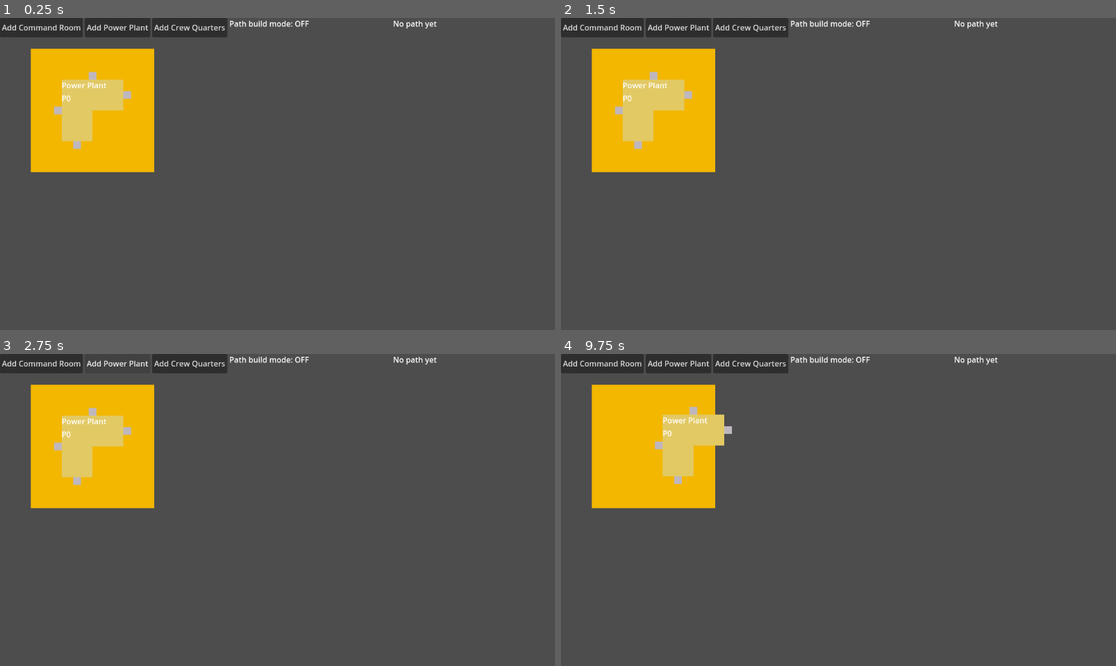
Above: before the commit, frames 1-4 (two rows, left to right).
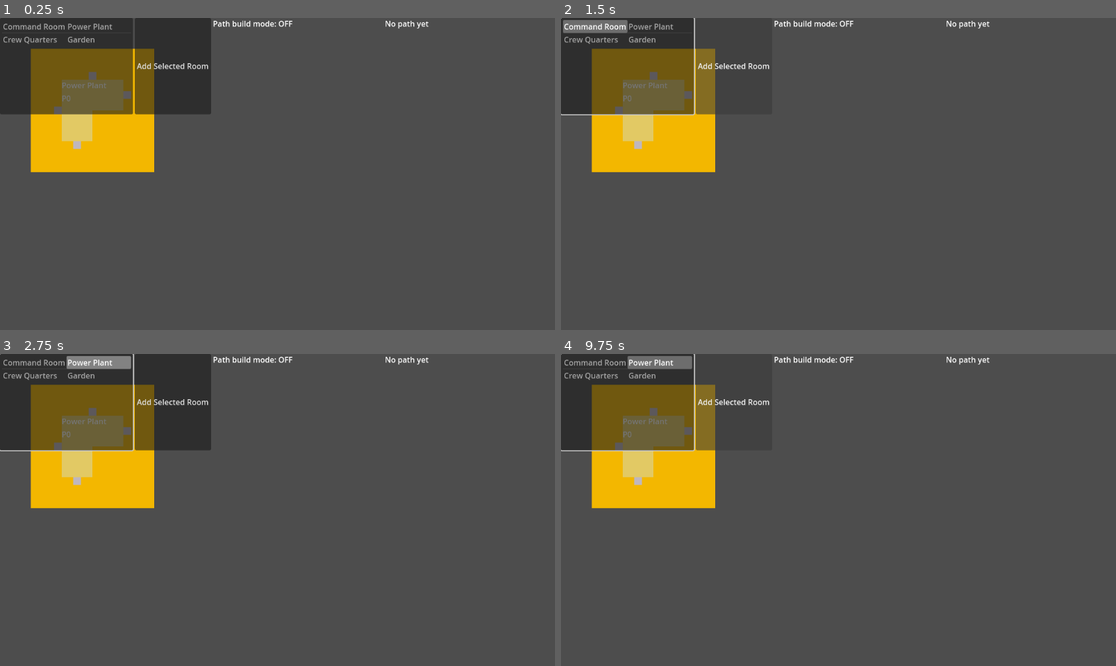
Above: after the commit, the same moments.

Repository: juhanikat/mothership
Game: Godot game, scene res://scenes/main.tscn
Same seed, same stepped clock (60 frames per second), same inputs: the game is played once before the commit and once after it.
Inputs (mouse positions are in pixels of both pictures, inside the frame that each line leads up to):
- Up to frame 1 (0.25 s): no input
- Up to frame 2 (1.5 s): click (599, 27) at 0.5 s, where only the run before the commit has a clickable "Add Command Room"; click (733, 64) at 1.25 s, where only the run after the commit has a clickable "Add Selected Room"
- Up to frame 3 (2.75 s): click (116, 363) at 2 s, where only the run before the commit has a clickable "Add Power Plant"
- Up to frame 4 (9.75 s): click (749, 363) at 2.75 s, where only the run before the commit has a clickable "Add Crew Quarters"; click (599, 363) at 3.5 s, where only the run before the commit has a clickable "Add Command Room"; click (733, 400) at 4.25 s, where only the run after the commit has a clickable "Add Selected Room"; click (677, 363) at 5 s, where only the run before the commit has a clickable "Add Power Plant"; click (749, 363) at 5.75 s, where only the run before the commit has a clickable "Add Crew Quarters"; click (599, 363) at 6.5 s, where only the run before the commit has a clickable "Add Command Room"; click (733, 400) at 7.25 s, where only the run after the commit has a clickable "Add Selected Room"; click (677, 363) at 8 s, where only the run before the commit has a clickable "Add Power Plant"; click (749, 363) at 8.75 s, where only the run before the commit has a clickable "Add Crew Quarters"; tap Enter at 9.5 s; drag from (655, 447) to (894, 441) at 9.52 s

The runs differ from the first frame. In frame 1, 10% of the frame differs, in the area x 0-79%, y 0-31%; in frame 2, 8.0%; in frame 3, 11%, in the area x 0-79%, y 0-32%; in frame 4, 9.2%.

Commit message:
change room spawning hud and add camera dragging

Diff:
--- a/RoomData.gd
+++ b/RoomData.gd
@@ -7,7 +7,7 @@
 ## power_usage: int = How much power the room uses.
 
 enum RoomShape {LShape, SmallSquareShape, BigSquareShape}
-enum RoomType {COMMAND_ROOM, POWER_PLANT, CREW_QUARTERS}
+enum RoomType {COMMAND_ROOM, POWER_PLANT, CREW_QUARTERS, GARDEN}
 
 const room_colors = [Color("ff5a55"), Color("77a6fb"), Color("e2c964")]
 
@@ -34,11 +34,19 @@
 	"power_usage": 1
 }
 
+const _garden_data: Dictionary[String, Variant] = {
+	"room_name": "Garden",
+	"room_shape": RoomShape.SmallSquareShape,
+	"room_desc": "Raises your crew quarter limit by 2.",
+	"power_usage": 0
+}
+
 ## Use this dict in tile.gd.
 const room_data = {
 	RoomType.COMMAND_ROOM: _command_room_data,
 	RoomType.POWER_PLANT: _power_plant_data,
-	RoomType.CREW_QUARTERS: _crew_quarters_data
+	RoomType.CREW_QUARTERS: _crew_quarters_data,
+	RoomType.GARDEN: _garden_data
 }
 
 
--- /dev/null
+++ b/captain/Captain.gd
@@ -0,0 +1,15 @@
+extends Node
+class_name Captain
+
+
+## Holds functions and data related to the selection of new rooms etc.
+## Actual HUD for the room selection is elsewhere.
+enum Order {NEUTRAL_ORDER}
+const ROOMS = RoomData.RoomType
+
+const neutral_order = {
+	"description": "The Captain has no orders for you. Choose the room you think would fit our current situation best.",
+	"rooms": ROOMS.CREW_QUARTERS}
+
+## Use this is other scripts.
+const orders = {Order.NEUTRAL_ORDER: neutral_order}
--- a/project.godot
+++ b/project.godot
@@ -39,6 +39,11 @@
 "events": [Object(InputEventKey,"resource_local_to_scene":false,"resource_name":"","device":-1,"window_id":0,"alt_press …(191 unchanged characters)…
 ]
 }
+drag_camera={
+"deadzone": 0.2,
+"events": [Object(InputEventMouseButton,"resource_local_to_scene":false,"resource_name":"","device":-1,"window_id":0,"alt_pressed":false,"shift_pressed":false,"ctrl_pressed":false,"meta_pressed":false,"button_mask":0,"position":Vector2(0, 0),"global_position":Vector2(0, 0),"factor":1.0,"button_index":3,"canceled":false,"pressed":false,"double_click":false,"script":null)
+]
+}
 
 [layer_names]
 
--- a/scenes/hud.gd
+++ b/scenes/hud.gd
@@ -3,6 +3,7 @@
 
 @export var path_build_mode_label: RichTextLabel
 @export var path_info_label: RichTextLabel
+@export var room_list: ItemList
 
 @onready var main: Main = get_parent()
 
@@ -13,6 +14,17 @@
 	GlobalSignals.path_completed.connect(_on_path_completed)
 	path_build_mode_label.text = "Path build mode: OFF"
 	path_info_label.text = "No path yet"
+
+	for room_data in RoomData.room_data.values():
+		room_list.add_item(room_data["room_name"])
+
+
+func find_room_data_by_name(room_name: String) -> Dictionary:
+	for room_data in RoomData.room_data.values():
+		if room_data["room_name"] == room_name:
+			return room_data
+	push_error("Could not find room by name: %s" % [room_name])
+	return {}
 
 
 func _on_path_build_mode_toggled(new_path_build_mode: bool) -> void:
@@ -28,13 +40,8 @@
 	path_info_label.text = "Path starts at room \n%s and ends at room \n%s, with length %s" % [str(path_start_room), str(path_end_room), str(path_length)]
 
 
-func _on_command_room_button_pressed() -> void:
-	main.spawn_room(RoomData.RoomType.COMMAND_ROOM)
-
-
-func _on_power_plant_button_pressed() -> void:
-	main.spawn_room(RoomData.RoomType.POWER_PLANT)
-
-
-func _on_crew_quarters_button_pressed() -> void:
-	main.spawn_room(RoomData.RoomType.CREW_QUARTERS)
+func _on_add_room_button_pressed() -> void:
+	var selected_room = room_list.get_item_text(room_list.get_selected_items()[0])
+	print(selected_room)
+	var selected_room_data = find_room_data_by_name(selected_room)
+	main.spawn_room(selected_room_data)
--- a/scenes/hud.tscn
+++ b/scenes/hud.tscn
@@ -2,29 +2,27 @@
 
 [ext_resource type="Script" uid="uid://bej65is377k75" path="res://scenes/hud.gd" id="1_ahhtf"]
 
-[node name="HUD" type="CanvasLayer" node_paths=PackedStringArray("path_build_mode_label", "path_info_label")]
+[node name="HUD" type="CanvasLayer" node_paths=PackedStringArray("path_build_mode_label", "path_info_label", "room_list")]
 script = ExtResource("1_ahhtf")
 path_build_mode_label = NodePath("TopBar/PathBuildModeLabel")
 path_info_label = NodePath("TopBar/PathInfoLabel")
+room_list = NodePath("TopBar/RoomList")
 
 [node name="TopBar" type="HBoxContainer" parent="."]
 offset_right = 1152.0
 offset_bottom = 40.0
 
-[node name="CommandRoomButton" type="Button" parent="TopBar"]
+[node name="RoomList" type="ItemList" parent="TopBar"]
+custom_minimum_size = Vector2(0, 200)
+layout_mode = 2
+auto_width = true
+max_columns = 2
+same_column_width = true
+
+[node name="AddRoomButton" type="Button" parent="TopBar"]
 layout_mode = 2
 focus_mode = 0
-text = "Add Command Room"
-
-[node name="PowerPlantButton" type="Button" parent="TopBar"]
-layout_mode = 2
-focus_mode = 0
-text = "Add Power Plant"
-
-[node name="CrewQuartersButton" type="Button" parent="TopBar"]
-layout_mode = 2
-focus_mode = 0
-text = "Add Crew Quarters"
+text = "Add Selected Room"
 
 [node name="PathBuildModeLabel" type="RichTextLabel" parent="TopBar"]
 layout_mode = 2
@@ -38,6 +36,4 @@
 text = "path build mode label"
 fit_content = true
 
-[connection signal="pressed" from="TopBar/CommandRoomButton" to="." method="_on_command_room_button_pressed"]
-[connection signal="pressed" from="TopBar/PowerPlantButton" to="." method="_on_power_plant_button_pressed"]
-[connection signal="pressed" from="TopBar/CrewQuartersButton" to="." method="_on_crew_quarters_button_pressed"]
+[connection signal="pressed" from="TopBar/AddRoomButton" to="." method="_on_add_room_button_pressed"]
--- a/scenes/main.gd
+++ b/scenes/main.gd
@@ -2,7 +2,7 @@
 class_name Main
 
 
-
+@export var camera: Camera2D
 @export var nav_actor: Node2D
 @export var nav_agent: NavigationAgent2D
 @export var path_line: Line2D
@@ -34,10 +34,13 @@
 var path_end: Vector2
 var path_end_room: Room # the room where the path ends
 
+var camera_dragging: bool = false
+var previous_mouse_pos: Vector2 = Vector2(0, 0)
+
 
 
 func _ready() -> void:
-	spawn_room(RoomData.RoomType.POWER_PLANT)
+	spawn_room(RoomData.room_data[RoomData.RoomType.POWER_PLANT])
 	create_texture()
 
 
@@ -50,6 +53,18 @@
 	if event.is_action_pressed("path_build_mode"):
 		GlobalInputFlags.path_build_mode = not GlobalInputFlags.path_build_mode
 
+	if event.is_action_pressed("drag_camera"):
+		camera_dragging = true
+	if event.is_action_released("drag_camera"):
+		camera_dragging = false
+		previous_mouse_pos = Vector2(0, 0)
+
+	if event is InputEventMouseMotion and camera_dragging:
+		if not previous_mouse_pos:
+			previous_mouse_pos = get_global_mouse_position()
+		else:
+			camera.offset -= (get_global_mouse_position() - previous_mouse_pos) * 1.5
+			previous_mouse_pos = get_global_mouse_position()
 
 	if event is InputEventMouseButton and GlobalInputFlags.path_build_mode and event.is_pressed():
 		if not path_start:
@@ -86,13 +101,11 @@
 	nav_actor.global_position = next_path_position
 
 
-func spawn_room(room_type: RoomData.RoomType):
+func spawn_room(new_room_data: Dictionary):
 	var new_room: Room = room_scene.instantiate()
-	var new_room_data = RoomData.room_data[room_type]
 	var new_room_shape = new_room_data["room_shape"]
 	new_room.init_room(new_room_data)
 	new_room.global_position = room_spawn_area.global_position
-
 
 	if room_inside_spawn_area:
 		print("Cannot spawn new room while existing one is inside spawn area!")
@@ -104,7 +117,7 @@
 
 	# room info is a child of main scene because otherwise it will rotate with the room
 	var new_room_info: RoomInfo = room_info_scene.instantiate()
-	new_room_info.init_room_info(RoomData.room_data[room_type])
+	new_room_info.init_room_info(new_room_data)
 	new_room_info.global_position = new_room.global_position + RoomData.room_info_pos[new_room_shape]
 	# room is responsible for moving info box with the room itself,
 	# so it needs a reference of it
--- a/scenes/main.tscn
+++ b/scenes/main.tscn
@@ -3,8 +3,9 @@
 [ext_resource type="Script" uid="uid://6umoox1qwm3k" path="res://scenes/main.gd" id="1_0wfyh"]
 [ext_resource type="PackedScene" uid="uid://d1spf4ifa2e2j" path="res://scenes/hud.tscn" id="2_0wfyh"]
 
-[node name="Main" type="Node2D" node_paths=PackedStringArray("nav_actor", "nav_agent", "path_line", "room_spawn_area", "room_spawn_area_polygon", "texture_polygon", "room_nodes", "room_info_nodes")]
+[node name="Main" type="Node2D" node_paths=PackedStringArray("camera", "nav_actor", "nav_agent", "path_line", "room_spawn_area", "room_spawn_area_polygon", "texture_polygon", "room_nodes", "room_info_nodes")]
 script = ExtResource("1_0wfyh")
+camera = NodePath("Camera2D")
 nav_actor = NodePath("NavActor")
 nav_agent = NodePath("NavActor/NavigationAgent")
 path_line = NodePath("PathLine")
@@ -18,6 +19,7 @@
 
 [node name="Camera2D" type="Camera2D" parent="."]
 anchor_mode = 0
+editor_draw_drag_margin = true
 
 [node name="RoomNodes" type="Node2D" parent="."]
 
Not shown, added: captain/Captain.gd.uid
Not shown, changed: design.txt
